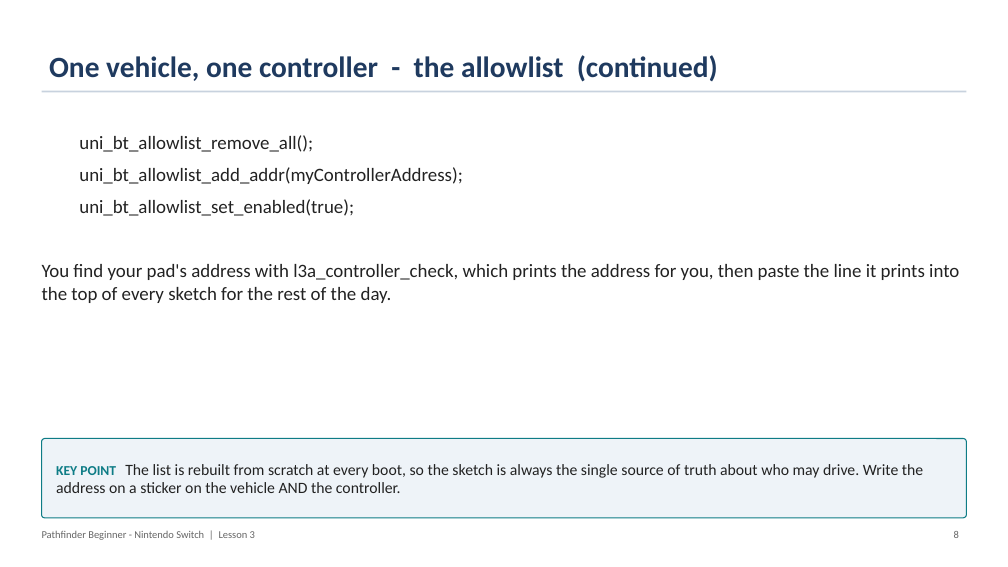
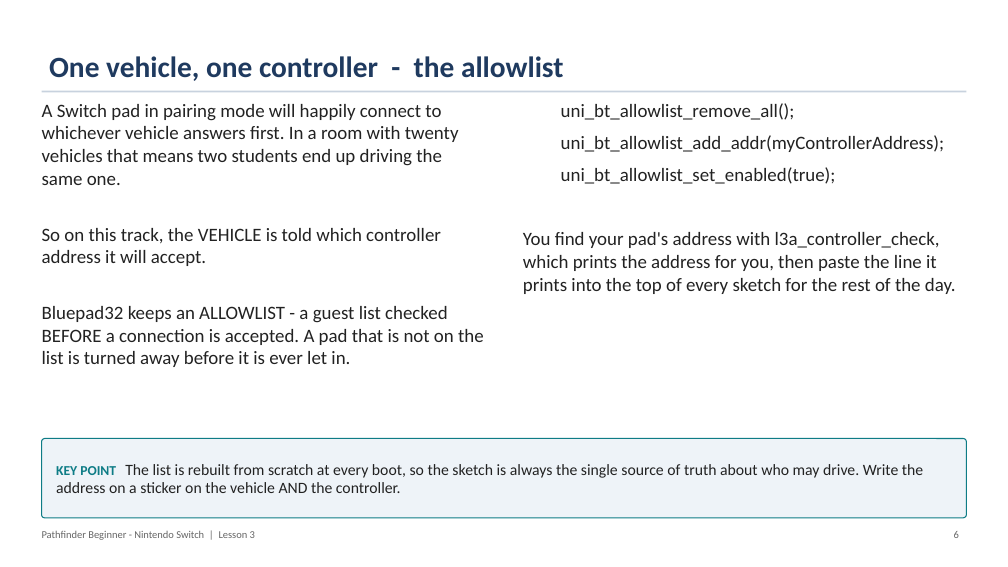
Before and after one commit to PorpoiseRobotics/porpoise-robotics, a slide deck: slide 7 of ground-vehicle/docs/courses/beginner-switch/l3_controller_programming.pptx (slide 9 before the commit). Drawn at 1008x567 pixels with LibreOffice and Linux fonts; fonts in the diff are those of the drawing. Boxes give left, top, right and bottom in pixels: in the first picture for what was removed or moved away, otherwise in the second. Text is boxed around its words. In the diff, an @@ line names an element or a change of style, - is before the commit and + after.

```diff
--- a/ground-vehicle/docs/courses/beginner-switch/l3_controller_programming.pptx
+++ b/ground-vehicle/docs/courses/beginner-switch/l3_controller_programming.pptx
@@ title at bbox=[49, 56, 563, 81]: text changed @@
-One vehicle, one controller - the allowlist (continued)
+One vehicle, one controller - the allowlist
@@ text added at bbox=[42, 104, 484, 367], 18 pt, text #222222 @@
+A Switch pad in pairing mode will happily connect to whichever vehicle answers first. In a room with twenty vehicles that means two students end up driving the same one.
+So on this track, the VEHICLE is told which controller address it will accept.
+Bluepad32 keeps an ALLOWLIST - a guest list checked BEFORE a connection is accepted. A pad that is not on the list is turned away before it is ever let in.
@@ text "uni_bt_allowlist_remove_all();" rewrapped from bbox=[42, 135, 959, 303] to bbox=[523, 103, 956, 294] @@
```
Also in this commit, not shown: 26 other slides changed, 7 slides removed, 15 other files.
